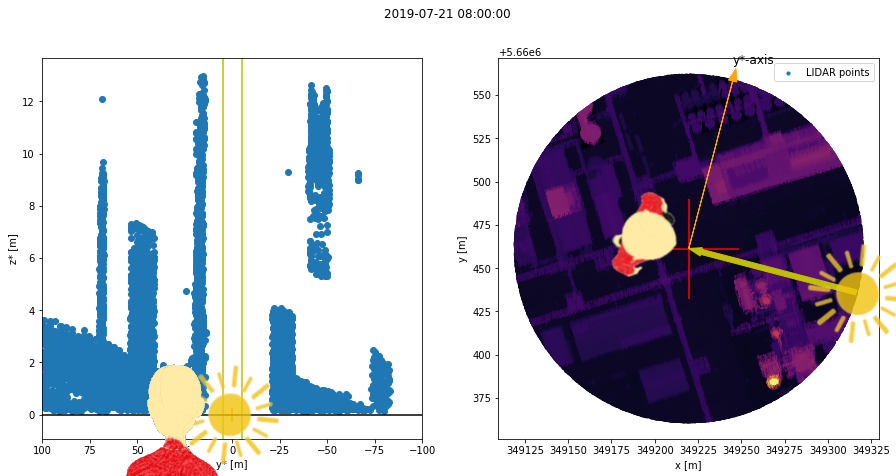
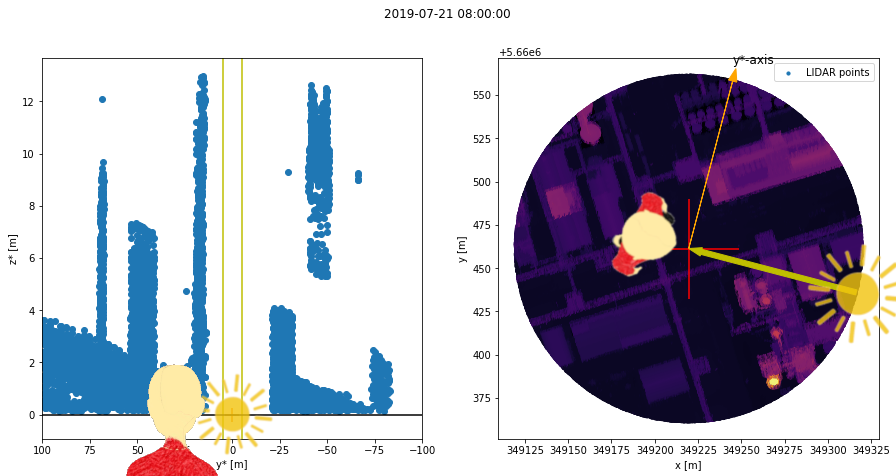
The second 896px x 476px image is a revision of the first. Changes to its layers:
painted on "sun" over [188, 364, 280, 466]
